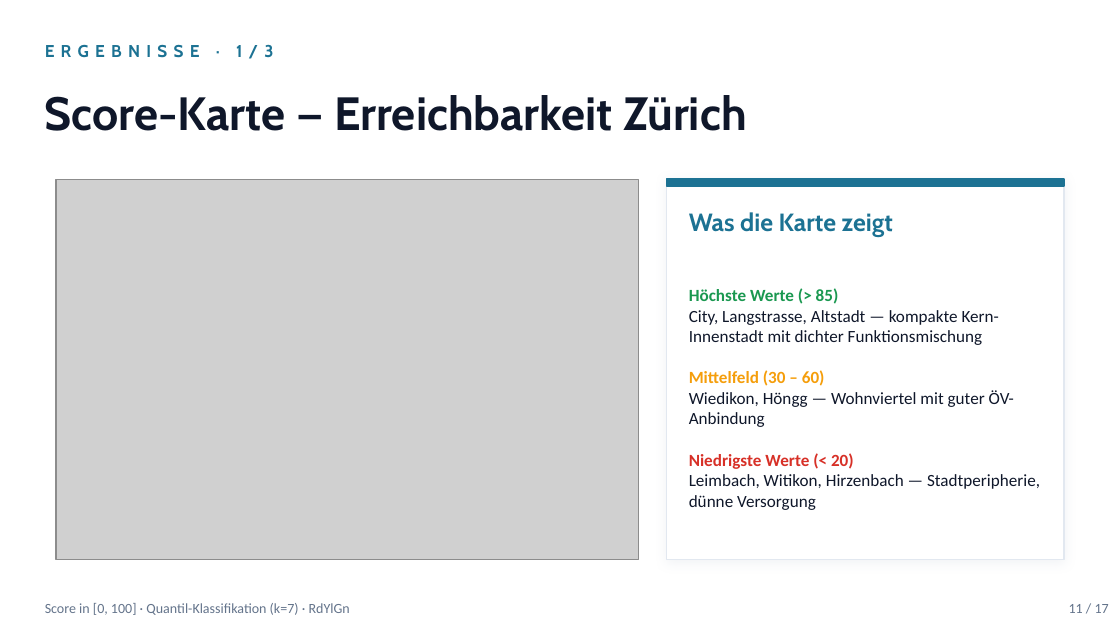
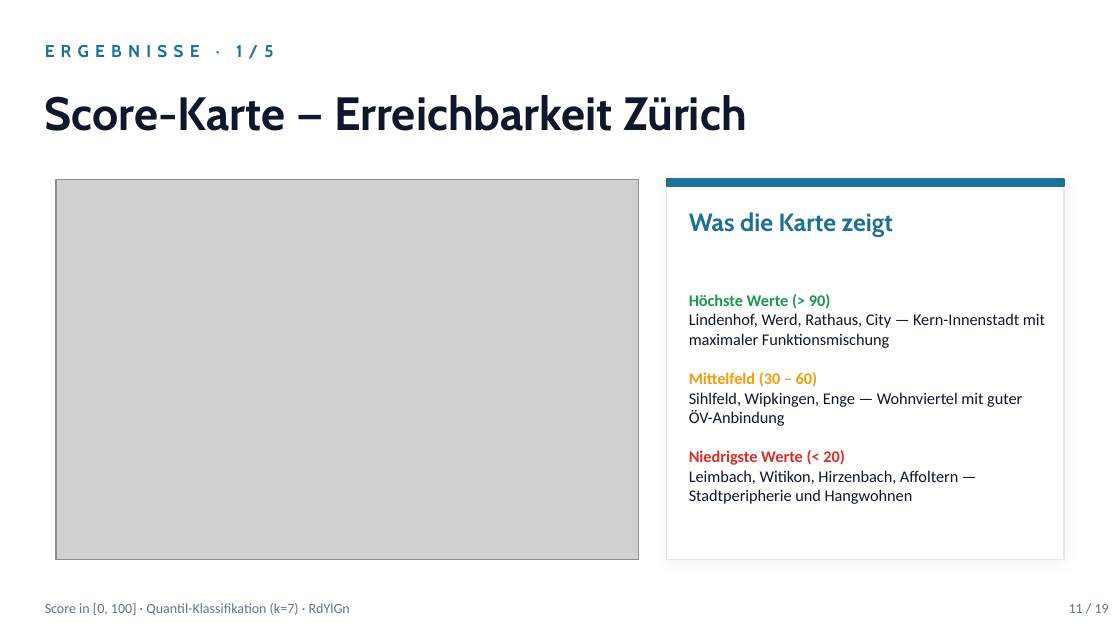
Before and after one commit to sanirmem/zh15min, a slide deck: slide 11 of reports/zh15min_slides.pptx. Drawn at 1120x630 pixels with LibreOffice and Linux fonts; fonts in the diff are those of the drawing; grey boxes stand for pictures. Boxes give left, top, right and bottom in pixels: in the first picture for what was removed or moved away, otherwise in the second. Text is boxed around its words. In the diff, an @@ line names an element or a change of style, - is before the commit and + after.

```diff
--- a/reports/zh15min_slides.pptx
+++ b/reports/zh15min_slides.pptx
@@ text at (45, 44, 273, 59): text changed @@
-ERGEBNISSE · 1/3
+ERGEBNISSE · 1/5
@@ text at (689, 294, 1045, 348): text changed; size 11 to 10.5 pt @@
-Höchste Werte (> 85)
-City, Langstrasse, Altstadt — kompakte Kern-Innenstadt mit dichter Funktionsmischung
+Höchste Werte (> 90)
+Lindenhof, Werd, Rathaus, City — Kern-Innenstadt mit maximaler Funktionsmischung
@@ text at (689, 372, 845, 465): size 11 to 10.5 pt in "Mittelfeld (30 – 60)", "Niedrigste Werte (< 20)" @@
@@ text at (689, 392, 1022, 426): text changed; size 11 to 10.5 pt @@
-Wiedikon, Höngg — Wohnviertel mit guter ÖV-Anbindung
+Sihlfeld, Wipkingen, Enge — Wohnviertel mit guter ÖV-Anbindung
@@ text at (689, 470, 958, 504): text changed; size 11 to 10.5 pt @@
-Leimbach, Witikon, Hirzenbach — Stadtperipherie, dünne Versorgung
+Leimbach, Witikon, Hirzenbach, Affoltern — Stadtperipherie und Hangwohnen
@@ text at (1069, 604, 1109, 613): text changed @@
-11 / 17
+11 / 19
```
Also in this commit, not shown: 16 other slides changed, 2 slides added, 15 other files.
